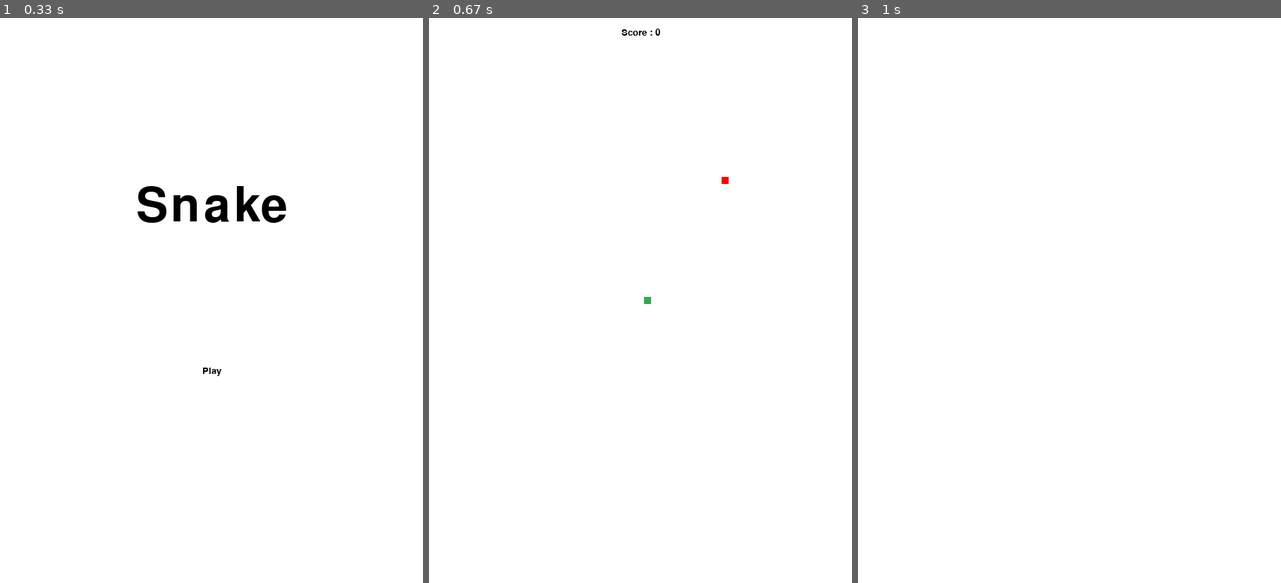
Above: before the commit, frames 1-3 (left to right).
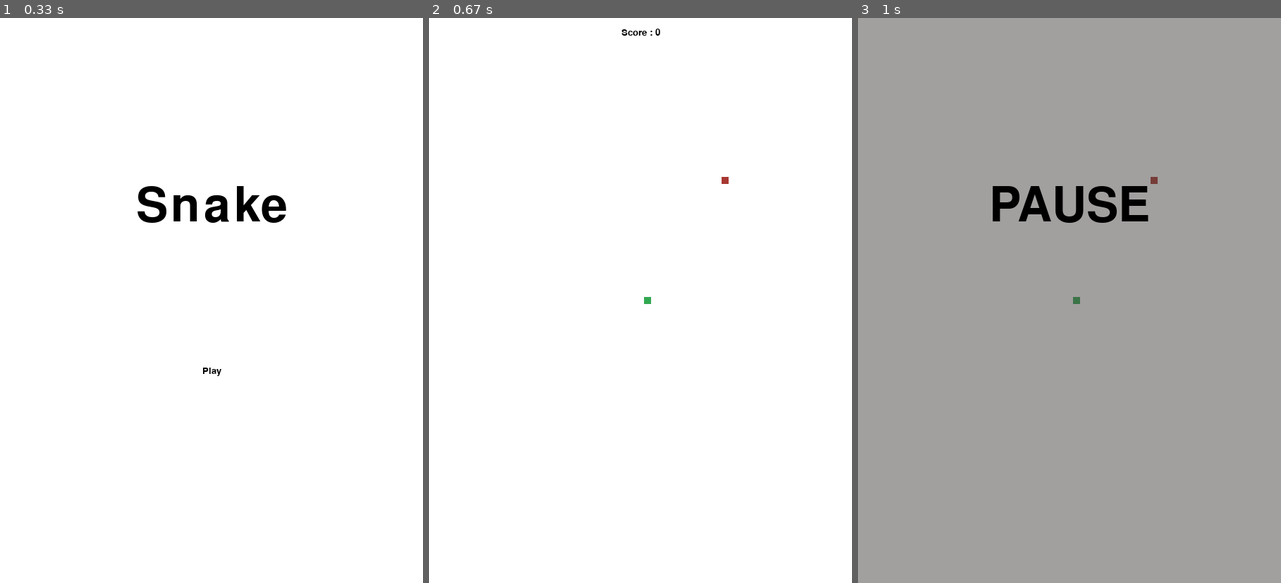
Above: after the commit, the same moments.

Repository: mcastre1/pygame
Game: pygame game, started from snake_game/main.py
The game is run twice, just before and just after one commit, with the same random seed, the same clock (stepped at 60 frames per second) and the same inputs.
Inputs (mouse positions are in pixels of both pictures, inside the frame that each line leads up to):
- Up to frame 1 (0.33 s): no input
- Up to frame 2 (0.67 s): click "Play" at 0.38 s
- Up to frame 3 (1 s): hold P from 0.67 s (still down); hold Right from 0.67 s (still down); move the mouse to (1052, 323) at 0.7 s

Frame 1 is identical in both runs. In frame 2, less than 0.1% of the frame differs, in the area x 69-71%, y 28-30%; in frame 3, 100%, in the area x 0-100%, y 0-100%.

Commit message:
Pause now displays last snake and pickup positions.

Diff:
--- a/snake_game/gameState.py
+++ b/snake_game/gameState.py
@@ -28,6 +28,12 @@
         self.play_text_rect = self.play_text.get_rect()
         self.play_text_rect.center = (SCREEN_WIDTH/2, SCREEN_HEIGHT/2 + 100)
 
+        # pause settings
+        self.pause_font = pygame.font.Font(None, 100)
+        self.pause_text = self.pause_font.render('PAUSE', True, 'Black')
+        self.pause_text_rect = self.pause_text.get_rect()
+        self.pause_text_rect.center = (SCREEN_WIDTH/2, SCREEN_HEIGHT/3)
+
     def set_state(self, state):
         self.state = state
 
@@ -166,8 +172,21 @@
                 if keys[pygame.K_p]:
                     self.state = 'play'
 
+
         self.screen.fill(WHITE)
 
+        self.pickup_group.draw(self.screen)
+        self.head_group.draw(self.screen)
+        self.body_group.draw(self.screen)
+
+        pause_surf = pygame.Surface((SCREEN_WIDTH, SCREEN_HEIGHT))
+        pause_surf_rect = pause_surf.get_rect()
+        pause_surf.fill(DARK_GRAY)
+        pause_surf.set_alpha(128)
+
+        self.screen.blit(pause_surf, pause_surf_rect)
+
+        self.screen.blit(self.pause_text, self.pause_text_rect)
 
     def intro_state(self):
         for event in pygame.event.get():
--- a/snake_game/settings.py
+++ b/snake_game/settings.py
@@ -7,6 +7,8 @@
 # Colors
 WHITE = (255,255,255)
 GREEN = (50, 168, 82)
+RED = (168, 56, 50)
+DARK_GRAY = (69, 64, 63)
 
 # Snake atributest
 SNAKE_SPEED = 10
--- a/snake_game/sprites/apple.py
+++ b/snake_game/sprites/apple.py
@@ -6,6 +6,7 @@
         pygame.sprite.Sprite.__init__(self)
         self.image = pygame.Surface((SIZE, SIZE))
         self.rect = self.image.get_rect()
-        self.image.fill('red')
+        self.rgb = RED
+        self.image.fill(self.rgb)
 
         self.rect.center = (pos_x, pos_y)
--- a/snake_game/sprites/body.py
+++ b/snake_game/sprites/body.py
@@ -5,6 +5,8 @@
     def __init__(self, pos_x, pos_y, direction):
         pygame.sprite.Sprite.__init__(self)
         self.image = pygame.Surface((SIZE,SIZE))
+        self.rgb = DARK_GRAY
+        self.image.fill(self.rgb)
         self.rect = self.image.get_rect()
         self.pos_x = pos_x
         self.pos_y = pos_y
--- a/snake_game/sprites/head.py
+++ b/snake_game/sprites/head.py
@@ -10,7 +10,8 @@
         self.pos_x = pos_x
         self.pos_y = pos_y
         self.rect.center = (pos_x, pos_y)
-        self.image.fill(GREEN)
+        self.rgb = GREEN
+        self.image.fill(self.rgb)
         self.speed = SNAKE_SPEED
         self.direction = self.random_direction()
         self.score = 0
